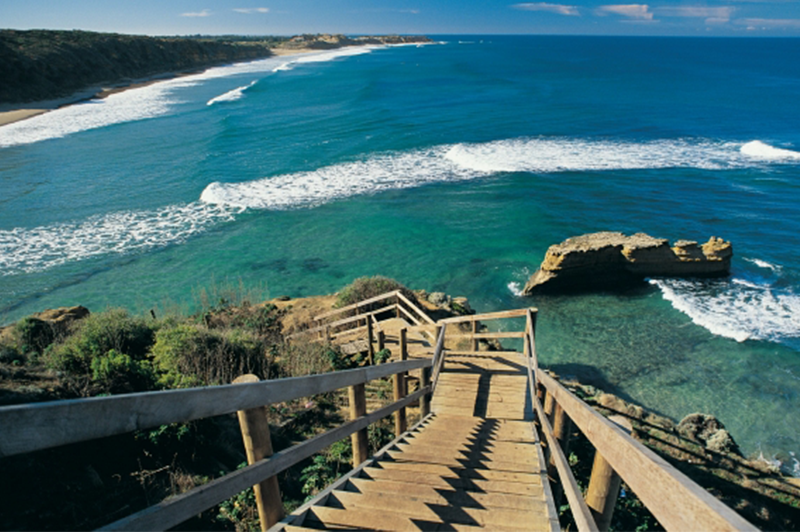
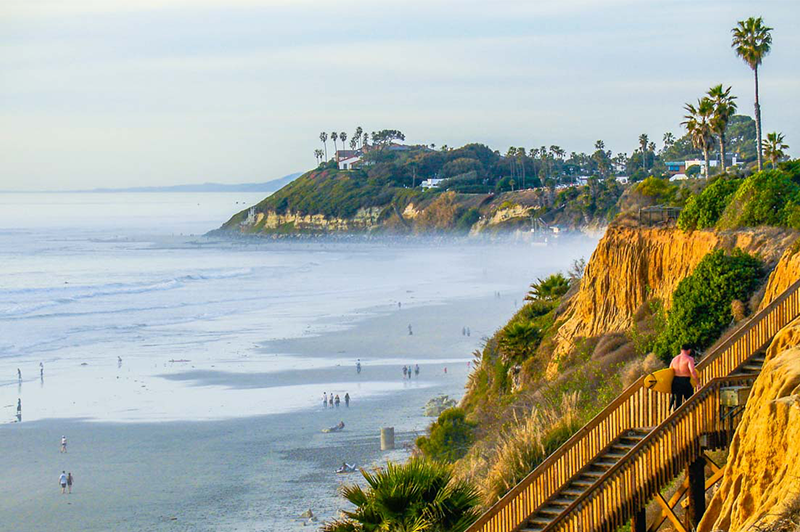
Layer changes from the first 800 × 532 image to the second:
renamed "torquay" to "DSC01782-Encinitas-Beach-Stairs-Swamis-View", painted on it over [0, 0, 800, 532]
